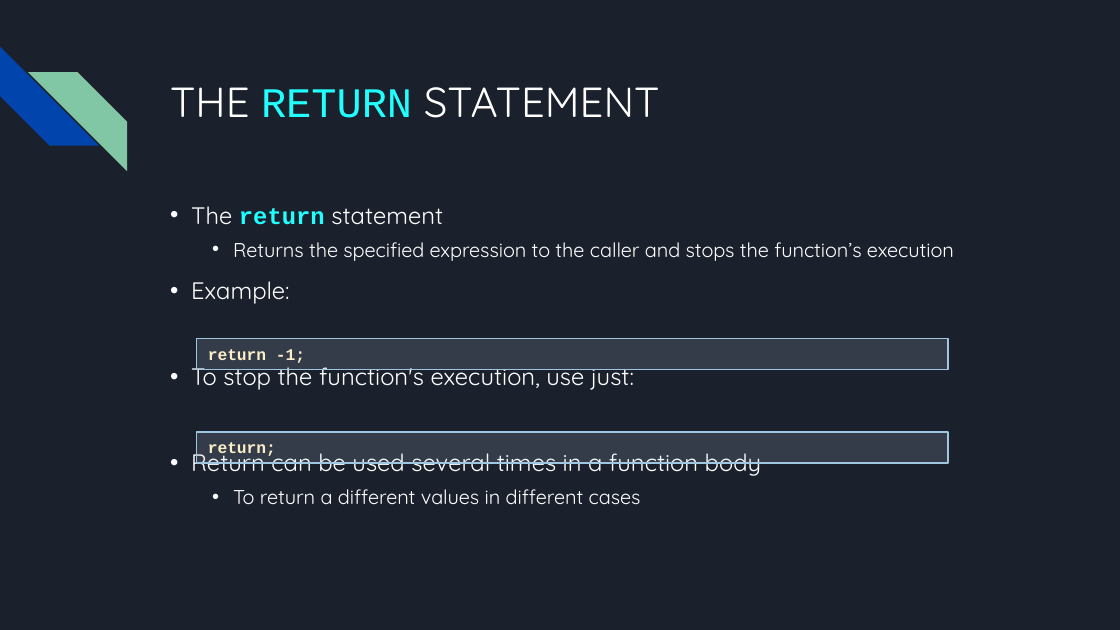
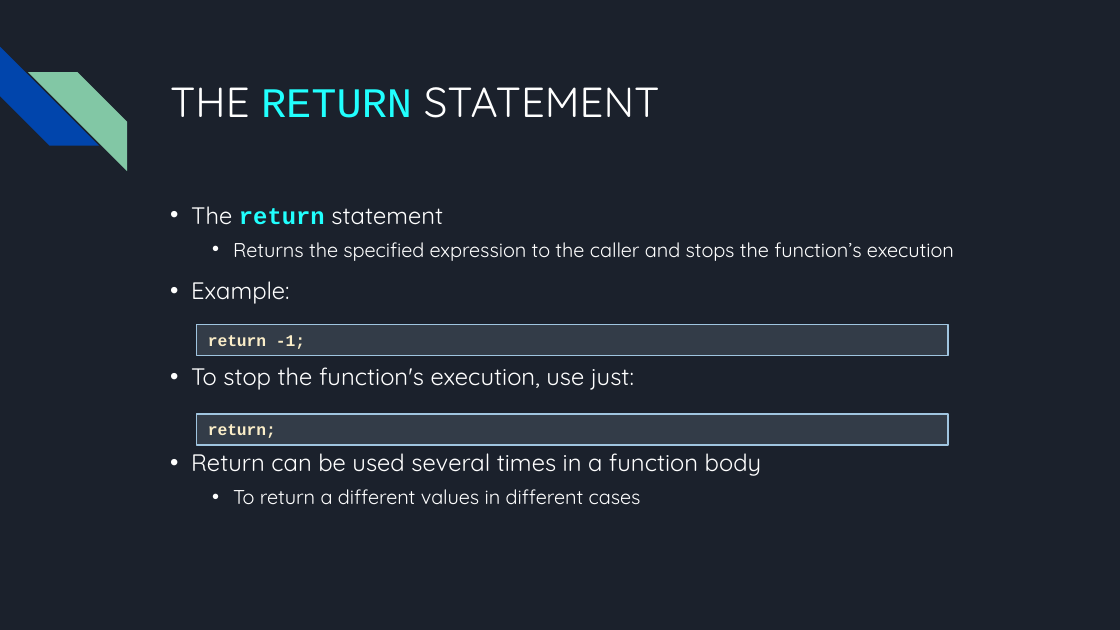
Before and after one commit to bulhard/Client-Side-Scripting-2021, a slide deck: slide 20 of 00 Presentations/05 Javascript functions and objects.pptx. Drawn at 1120x630 pixels with LibreOffice and Linux fonts; fonts in the diff are those of the drawing. Boxes give left, top, right and bottom in pixels: in the first picture for what was removed or moved away, otherwise in the second. Text is boxed around its words. In the diff, an @@ line names an element or a change of style, - is before the commit and + after.

```diff
--- a/00 Presentations/05 Javascript functions and objects.pptx
+++ b/00 Presentations/05 Javascript functions and objects.pptx
@@ rectangle "return -1;": place and size @@
-rectangle "return -1;" at [197, 338, 949, 370]
+rectangle "return -1;" at [197, 325, 949, 356]
@@ rectangle "return;": place and size @@
-rectangle "return;" at [197, 432, 949, 464]
+rectangle "return;" at [197, 413, 949, 445]
```
Also in this commit, not shown: 1 other slide changed, 28 other files.
